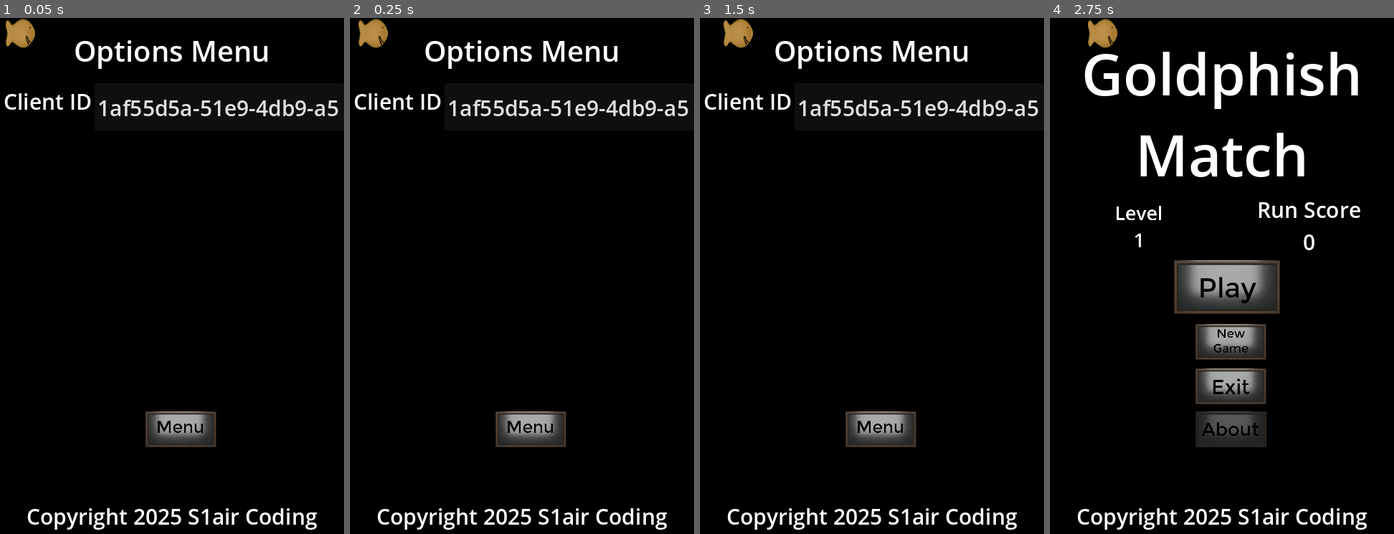
Above: before the commit, frames 1-4 (left to right).
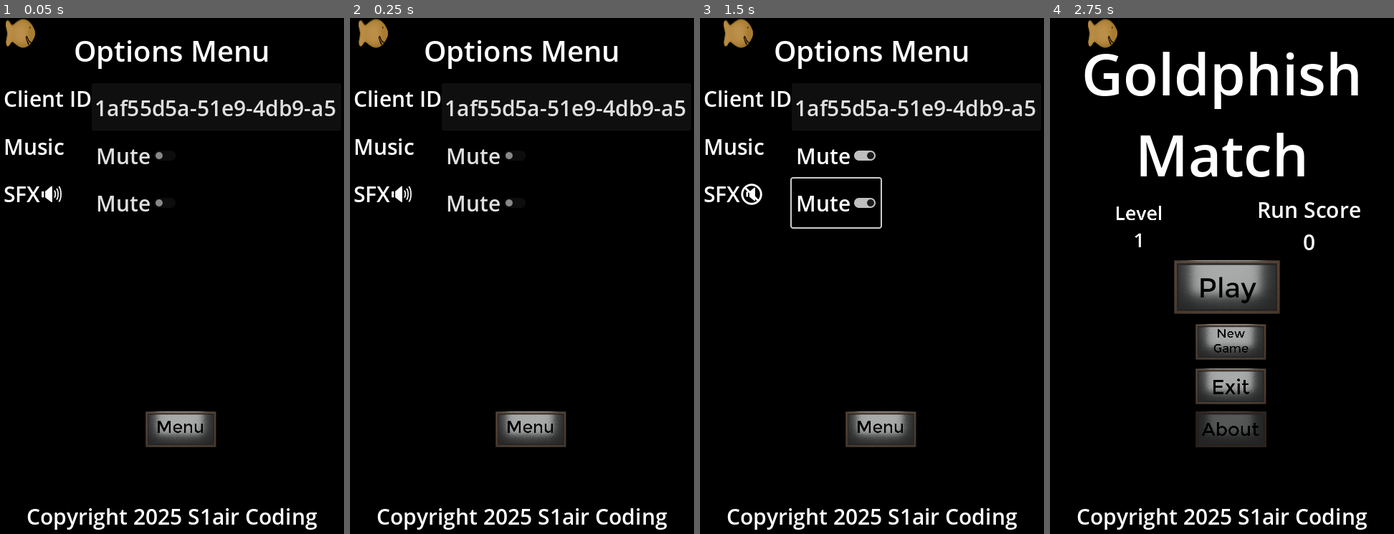
Above: after the commit, the same moments.

Repository: SecsAndCyber/GoldphishMatcher
Game: Godot game, scene res://source/options_state.tscn
The game is run twice, just before and just after one commit, with the same random seed, the same clock (stepped at 60 frames per second) and the same inputs. This scene is started directly instead of the project's main scene.
Inputs (mouse positions are in pixels of both pictures, inside the frame that each line leads up to):
- Up to frame 1 (0.05 s): no input
- Up to frame 2 (0.25 s): no input
- Up to frame 3 (1.5 s): click (837, 157) at 0.5 s, where only the run after the commit has a clickable "Mute"; click (837, 203) at 1.25 s, where only the run after the commit has a clickable "Mute"
- Up to frame 4 (2.75 s): click (1232, 430) at 2 s

The runs differ from the first frame. In frame 1, 2.5% of the frame differs, in the area x 1-99%, y 14-38%; in frame 2, 2.5%; in frame 3, 3.0%, in the area x 1-99%, y 14-41%; in frame 4, nothing differs.

Commit message:
Add persistent sound options

Diff:
--- a/source/options_state.tscn
+++ b/source/options_state.tscn
@@ -25,7 +25,6 @@
 anchors_preset = 0
 offset_right = 480.0
 offset_bottom = 720.0
-focus_mode = 1
 script = ExtResource("1_6t24f")
 
 [node name="ColorRect" type="ColorRect" parent="Container"]
@@ -56,8 +55,9 @@
 [node name="ClientIDContainer" type="Control" parent="Container"]
 anchors_preset = 0
 offset_left = 5.0
-offset_right = 45.0
-offset_bottom = 40.0
+offset_right = 475.0
+offset_bottom = 160.0
+mouse_filter = 2
 
 [node name="GameId" type="LineEdit" parent="Container/ClientIDContainer"]
 layout_mode = 2
@@ -65,10 +65,10 @@
 anchor_top = 1.0
 anchor_right = 0.5
 anchor_bottom = 1.0
-offset_left = 107.0
-offset_top = 51.0
-offset_right = 455.0
-offset_bottom = 119.0
+offset_left = -112.0
+offset_top = -69.0
+offset_right = 236.0
+offset_bottom = -1.0
 grow_horizontal = 2
 grow_vertical = 0
 theme = SubResource("Theme_tl81p")
@@ -79,11 +79,43 @@
 
 [node name="GameIdLabel" type="Label" parent="Container/ClientIDContainer"]
 layout_mode = 2
-offset_top = 95.0
+offset_top = 91.0
 offset_right = 123.0
-offset_bottom = 137.0
+offset_bottom = 133.0
 theme = ExtResource("2_ku5hh")
 text = "Client ID"
+
+[node name="MusicContainer" type="Control" parent="Container"]
+layout_mode = 3
+anchors_preset = 0
+offset_left = 5.0
+offset_top = 67.0
+offset_right = 475.0
+offset_bottom = 227.0
+mouse_filter = 2
+
+[node name="MusicMute" type="CheckButton" parent="Container/MusicContainer"]
+layout_mode = 2
+anchor_left = 0.5
+anchor_top = 1.0
+anchor_right = 0.5
+anchor_bottom = 1.0
+offset_left = -112.0
+offset_top = -69.0
+offset_right = 12.0
+offset_bottom = -1.0
+grow_horizontal = 2
+grow_vertical = 0
+theme = ExtResource("2_ku5hh")
+text = "Mute"
+
+[node name="MusicSettingsLabel" type="Label" parent="Container/MusicContainer"]
+layout_mode = 2
+offset_top = 91.0
+offset_right = 123.0
+offset_bottom = 133.0
+theme = ExtResource("2_ku5hh")
+text = "Music"
 
 [node name="Copyright" type="Label" parent="Container"]
 layout_mode = 1
@@ -119,7 +151,41 @@
 texture_normal = SubResource("AtlasTexture_ia884")
 texture_hover = SubResource("AtlasTexture_rrvnh")
 
+[node name="SfxContainer" type="Control" parent="Container"]
+layout_mode = 3
+anchors_preset = 0
+offset_left = 5.0
+offset_top = 133.0
+offset_right = 475.0
+offset_bottom = 293.0
+mouse_filter = 2
+
+[node name="SfxMute" type="CheckButton" parent="Container/SfxContainer"]
+layout_mode = 2
+anchor_left = 0.5
+anchor_top = 1.0
+anchor_right = 0.5
+anchor_bottom = 1.0
+offset_left = -112.0
+offset_top = -69.0
+offset_right = 12.0
+offset_bottom = -1.0
+grow_horizontal = 2
+grow_vertical = 0
+theme = ExtResource("2_ku5hh")
+text = "Mute"
+
+[node name="SfxSettingsLabel" type="Label" parent="Container/SfxContainer"]
+layout_mode = 2
+offset_top = 91.0
+offset_right = 123.0
+offset_bottom = 133.0
+theme = ExtResource("2_ku5hh")
+text = "SFX🔊"
+
 [connection signal="focus_entered" from="Container/ClientIDContainer/GameId" to="Container" method="_on_game_id_focus_entered"]
 [connection signal="focus_exited" from="Container/ClientIDContainer/GameId" to="Container" method="_on_game_id_focus_exited"]
 [connection signal="text_changed" from="Container/ClientIDContainer/GameId" to="Container" method="_on_game_id_text_changed"]
+[connection signal="toggled" from="Container/MusicContainer/MusicMute" to="Container" method="_on_music_mute_toggled"]
 [connection signal="pressed" from="Container/ReturnButton" to="Container" method="_on_return_button_pressed"]
+[connection signal="toggled" from="Container/SfxContainer/SfxMute" to="Container" method="_on_sfx_mute_toggled"]
--- a/source/scripts/audio_controller.gd
+++ b/source/scripts/audio_controller.gd
@@ -40,38 +40,52 @@
 	actions = [row, col, points, combo_1, combo_2, combo_3, combo_4, menu_open, menu_close]
 
 func click():
+	if Reg.SfxMute:
+		return
 	audio_stream_player.stream = cursor_click
 	audio_stream_player.volume_db = Reg.SFXVolume
 	audio_stream_player.play()
 
 func reset_stats():
+	if Reg.SfxMute:
+		return
 	audio_stream_player.stream = reset
 	audio_stream_player.volume_db = Reg.SFXVolume
 	audio_stream_player.play()
 
 func row_shift():
+	if Reg.SfxMute:
+		return
 	audio_stream_player.stream = row
 	audio_stream_player.pitch_scale = randf_range(.997,1.003)
 	audio_stream_player.volume_db = Reg.SFXVolume
 	audio_stream_player.play()
 
 func col_shift():
+	if Reg.SfxMute:
+		return
 	audio_stream_player.stream = col
 	audio_stream_player.pitch_scale = randf_range(.997,1.003)
 	audio_stream_player.volume_db = Reg.SFXVolume
 	audio_stream_player.play()
 
 func level_won():
+	if Reg.SfxMute:
+		return
 	audio_stream_player.stream = won
 	audio_stream_player.volume_db = Reg.SFXVolume
 	audio_stream_player.play()
 
 func level_lost():
+	if Reg.SfxMute:
+		return
 	audio_stream_player.stream = lost
 	audio_stream_player.volume_db = Reg.SFXVolume
 	audio_stream_player.play()
 
 func menu(open:bool):
+	if Reg.SfxMute:
+		return
 	if open:
 		audio_stream_player.stream = menu_open
 	else:
@@ -80,6 +94,8 @@
 	audio_stream_player.play()
 
 func score(combo_count):
+	if Reg.SfxMute:
+		return
 	if combo_count == 1:
 		audio_stream_player.stream = points
 	if combo_count == 2:
@@ -98,26 +114,33 @@
 func start_level():
 		if(Reg.LevelStep == 0):
 			loading_level = load("res://assets/Audio/Background/UpbeatMelodic1.mp3");
-		if(Reg.LevelStep == 1):
+		elif(Reg.LevelStep == 1):
 			loading_level = load("res://assets/Audio/Background/UpbeatMelodic2.mp3");
-		if(Reg.LevelStep == 2):
+		elif(Reg.LevelStep == 2):
 			loading_level = load("res://assets/Audio/Background/UpbeatMelodic3.mp3");
-		if(Reg.LevelStep == 3):
+		elif(Reg.LevelStep == 3):
 			loading_level = load("res://assets/Audio/Background/UpbeatMelodic4.mp3");
-		if(Reg.LevelStep == 4):
+		elif(Reg.LevelStep == 4):
 			loading_level = load("res://assets/Audio/Background/UpbeatMelodic5.mp3");
-		if(Reg.LevelStep == 5):
+		elif(Reg.LevelStep == 5):
 			loading_level = load("res://assets/Audio/Background/UpbeatMelodic6.mp3");
-		if(Reg.LevelStep == 6):
+		elif(Reg.LevelStep == 6):
 			loading_level = load("res://assets/Audio/Background/UpbeatMelodic7.mp3");
-		if(Reg.LevelStep == 7):
+		elif(Reg.LevelStep == 7):
 			loading_level = load("res://assets/Audio/Background/UpbeatMelodic8.mp3");
-		if(Reg.LevelStep == 8):
+		elif(Reg.LevelStep == 8):
 			loading_level = load("res://assets/Audio/Background/UpbeatMelodic9.mp3");
-		if(Reg.LevelStep >= 9):
+		elif(Reg.LevelStep >= 9):
 			loading_level = load("res://assets/Audio/Background/UpbeatMelodic10.mp3");
 		loading_level.loop = true
+		if Reg.MusicMute:
+			background_music_stream_player.stop()
+			return
 		if ! background_music_stream_player.stream == loading_level:
+			background_music_stream_player.stream = loading_level
+		if ! background_music_stream_player.playing:
 			background_music_stream_player.volume_db = Reg.MusicVolume*5
-			background_music_stream_player.stream = loading_level
 			background_music_stream_player.play()
+
+func settings_updated():
+	start_level()
--- a/source/scripts/failed_state.gd
+++ b/source/scripts/failed_state.gd
@@ -19,7 +19,6 @@
 
 func do_setup():
 	# Do initialization here
-	Reg.loadScore()
 	Reg.HiScoreSet = false
 	$CurrentLevel.text = "Level\n" + str(Reg.Levels);
 	$CurrentScore.text = "Score\n" + str(Reg.Score);
--- a/source/scripts/game_state.gd
+++ b/source/scripts/game_state.gd
@@ -5,6 +5,7 @@
 
 # Called when the node enters the scene tree for the first time.
 func _ready() -> void:
+	Reg.loadScore()
 	call_deferred("do_gamestate_setup")
 
 func change_scene_to_file(filename):
--- a/source/scripts/global_reg.gd
+++ b/source/scripts/global_reg.gd
@@ -87,9 +87,24 @@
 		return UI_Scale
 static var LevelStep:int:
 	get():
-		return int(instance._levels / 5);
-static var MusicVolume:float = .0125;
+		return int(instance._levels / 5)
+static var MusicVolume:float = .0125
+var _music_mute:bool = false
+static var MusicMute:bool:
+	get():
+		print("Music Muted:", str(instance._music_mute))
+		return instance._music_mute
+	set(val):
+		instance._music_mute = val
+		instance.Sounds.settings_updated()
 static var SFXVolume:float = .75;
+var _sfx_mute:bool = false
+static var SfxMute:bool:
+	get():
+		return instance._sfx_mute
+	set(val):
+		instance._sfx_mute = val
+		instance.Sounds.settings_updated()
 static var hideMouse:bool = false;
 
 static var fish_speed:float = 50.0 * UI_Scale;
@@ -104,6 +119,8 @@
 		'GameId':instance._gameId,
 		'HiScore':instance._hiscore,
 		'HiScoreMoves':instance._hiscore_moves,
+		'MusicMute':instance._music_mute,
+		'SfxMute':instance._sfx_mute,
 	}))
 
 static func loadScore():
@@ -121,12 +138,16 @@
 			var node_data = json.data
 			instance._levels=node_data['levels']
 			instance._runningscore=node_data['runningscore']
-			if node_data['GameId']:
+			if node_data.get('GameId'):
 				instance._gameId=node_data['GameId']
 			for k in node_data['HiScore']:
 				instance._hiscore[int(k)]=node_data['HiScore'][k]
 			for k in node_data['HiScoreMoves']:
 				instance._hiscore_moves[int(k)]=node_data['HiScoreMoves'][k]
+			if node_data.get('MusicMute'):
+				instance._music_mute=node_data['MusicMute']
+			if node_data.get('SfxMute'):
+				instance._sfx_mute=node_data['SfxMute']
 
 			if not 0 in instance._hiscore:
 				instance._hiscore[0]=0
--- a/source/scripts/options_state.gd
+++ b/source/scripts/options_state.gd
@@ -1,6 +1,8 @@
 extends UiState
 
 @onready var game_id: LineEdit = $ClientIDContainer/GameId
+@onready var music_mute: CheckButton = $MusicContainer/MusicMute
+@onready var sfx_mute: CheckButton = $SfxContainer/SfxMute
 
 # Called when the node enters the scene tree for the first time.
 func _ready() -> void:
@@ -10,6 +12,12 @@
 func do_setup():
 	# Do initialization here
 	game_id.text = Reg.GameId
+	music_mute.button_pressed = Reg.MusicMute
+	sfx_mute.button_pressed = Reg.SfxMute
+	if Reg.SfxMute:
+		$SfxContainer/SfxSettingsLabel.text = "SFX🔇"
+	else:
+		$SfxContainer/SfxSettingsLabel.text = "SFX🔊"
 
 # Called every frame. 'delta' is the elapsed time since the previous frame.
 func _process(delta: float) -> void:
@@ -32,3 +40,17 @@
 
 func _on_game_id_focus_exited() -> void:
 	game_id.text = Reg.GameId
+
+
+func _on_music_mute_toggled(toggled_on: bool) -> void:
+	Reg.MusicMute = toggled_on
+	Reg.saveScore()
+
+
+func _on_sfx_mute_toggled(toggled_on: bool) -> void:
+	if toggled_on:
+		$SfxContainer/SfxSettingsLabel.text = "SFX🔇"
+	else:
+		$SfxContainer/SfxSettingsLabel.text = "SFX🔊"
+	Reg.SfxMute = toggled_on
+	Reg.saveScore()
--- a/source/scripts/play_state.gd
+++ b/source/scripts/play_state.gd
@@ -20,7 +20,6 @@
 
 func do_setup():
 	# Do initialization here
-	Reg.loadScore()
 	Reg.RunningScore += Reg.Score
 	Reg.PS = self
 	Reg.Score = 0;
--- a/source/scripts/ui_state.gd
+++ b/source/scripts/ui_state.gd
@@ -22,7 +22,6 @@
 
 func do_ui_setup():
 	# Do initialization here
-	Reg.loadScore()
 	fish = []
 	fish_rng = RandomNumberGenerator.new()
 	fish_rng.seed = Reg.Levels
